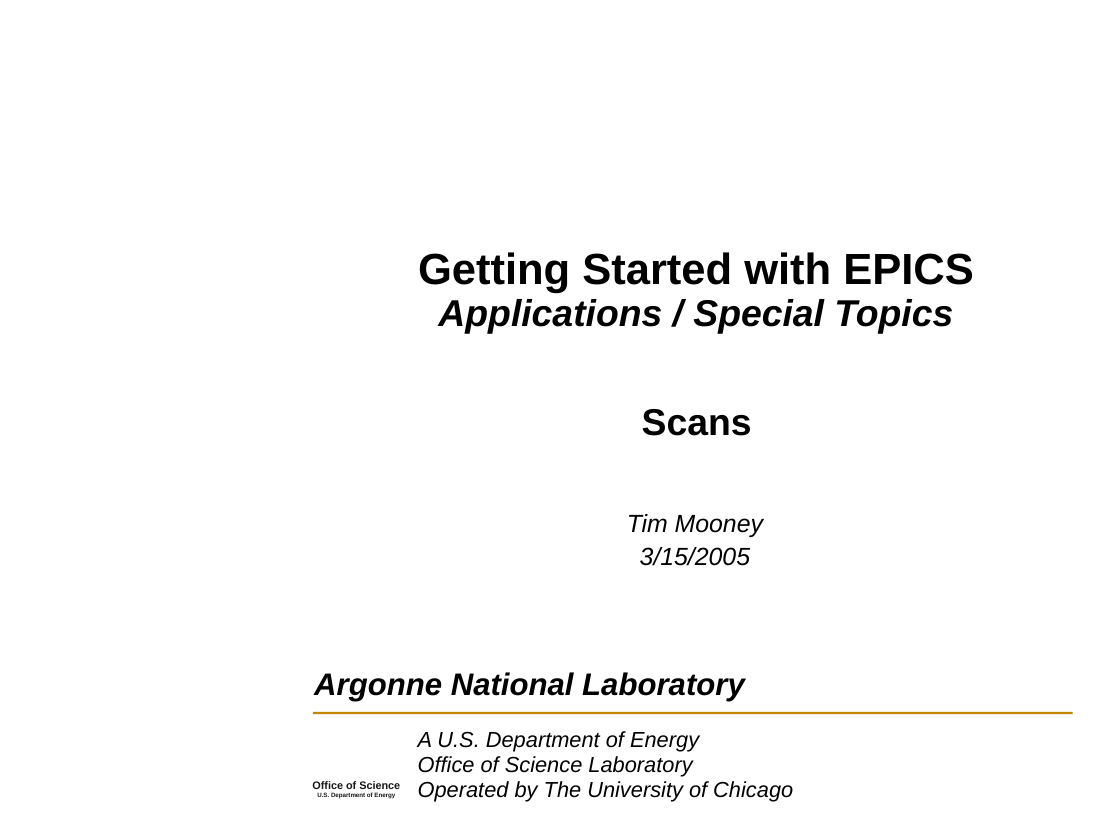
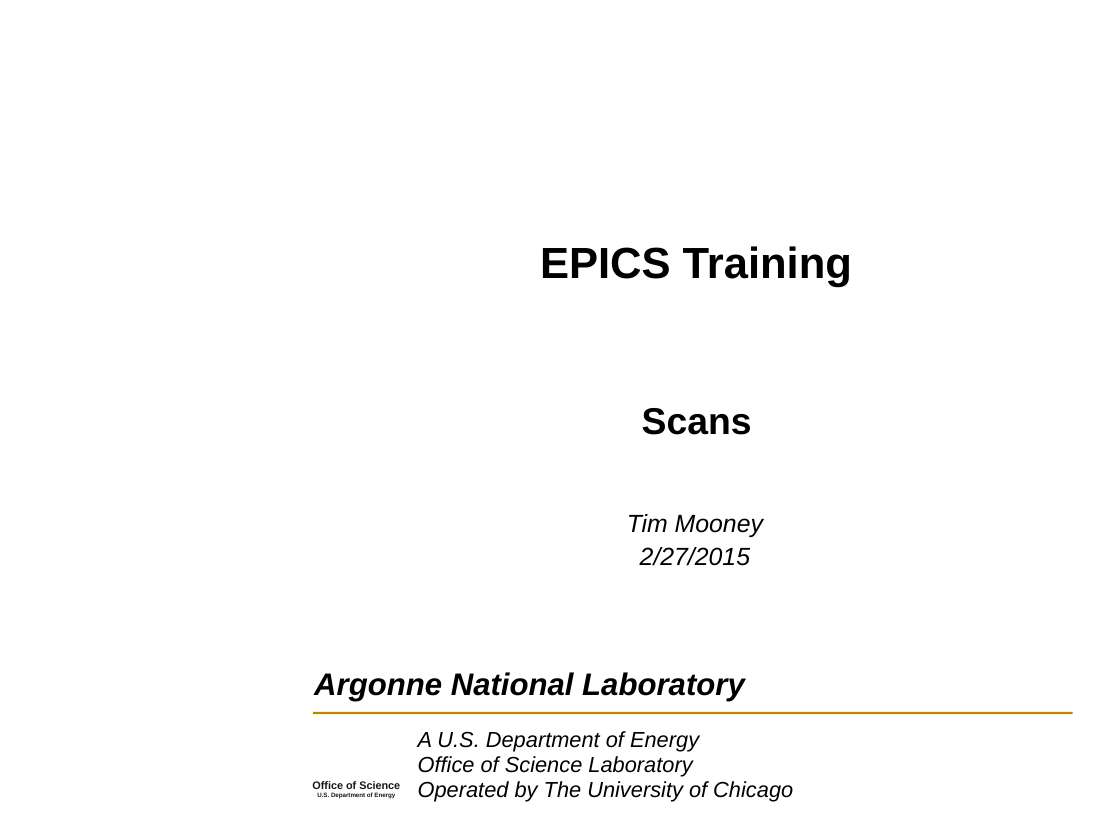
Before and after one commit to epics-modules/sscan, a slide deck: slide 1 of documentation/Scans.ppt. Drawn at 1120x840 pixels with LibreOffice and Linux fonts; fonts in the diff are those of the drawing; background and template pictures are left out. Boxes give left, top, right and bottom in pixels: in the first picture for what was removed or moved away, otherwise in the second. Text is boxed around its words. In the diff, an @@ line names an element or a change of style, - is before the commit and + after.

```diff
--- a/documentation/Scans.ppt
+++ b/documentation/Scans.ppt
@@ title at <box>540,246,852,288</box>: text changed; size 24 to 28 pt; italic off @@
-Getting Started with EPICS
-Applications / Special Topics
+EPICS Training
@@ text at <box>640,547,750,566</box>: text changed @@
-3/15/2005
+2/27/2015
```
Also in this commit, not shown: 8 other slides changed.
